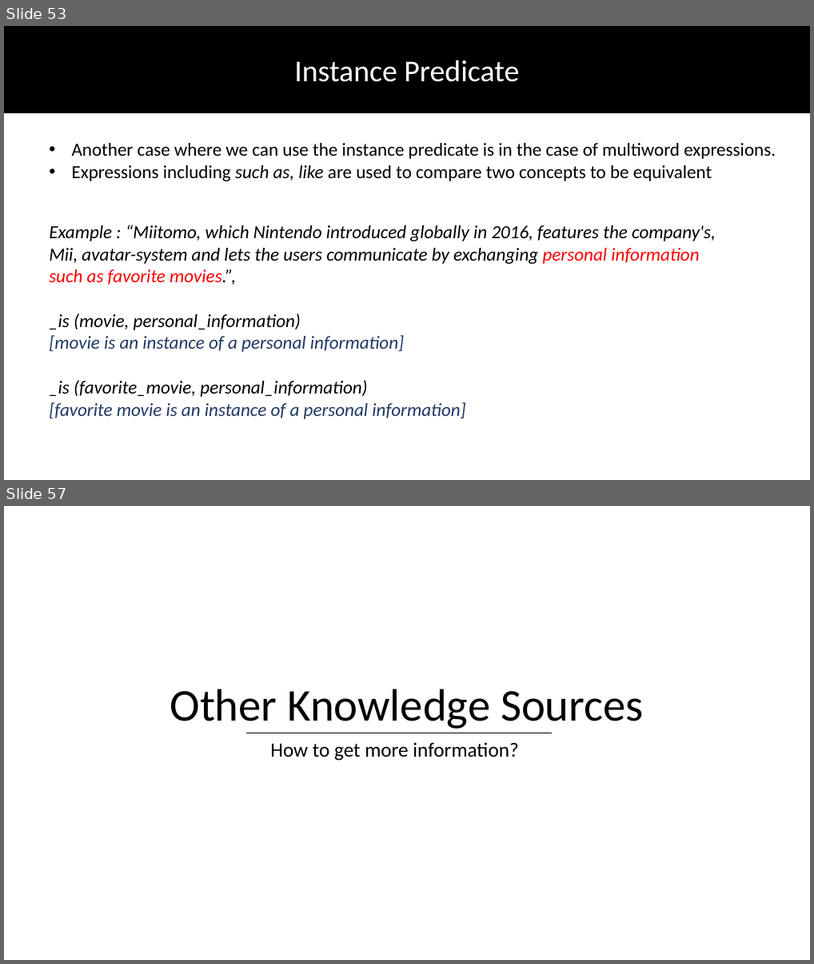
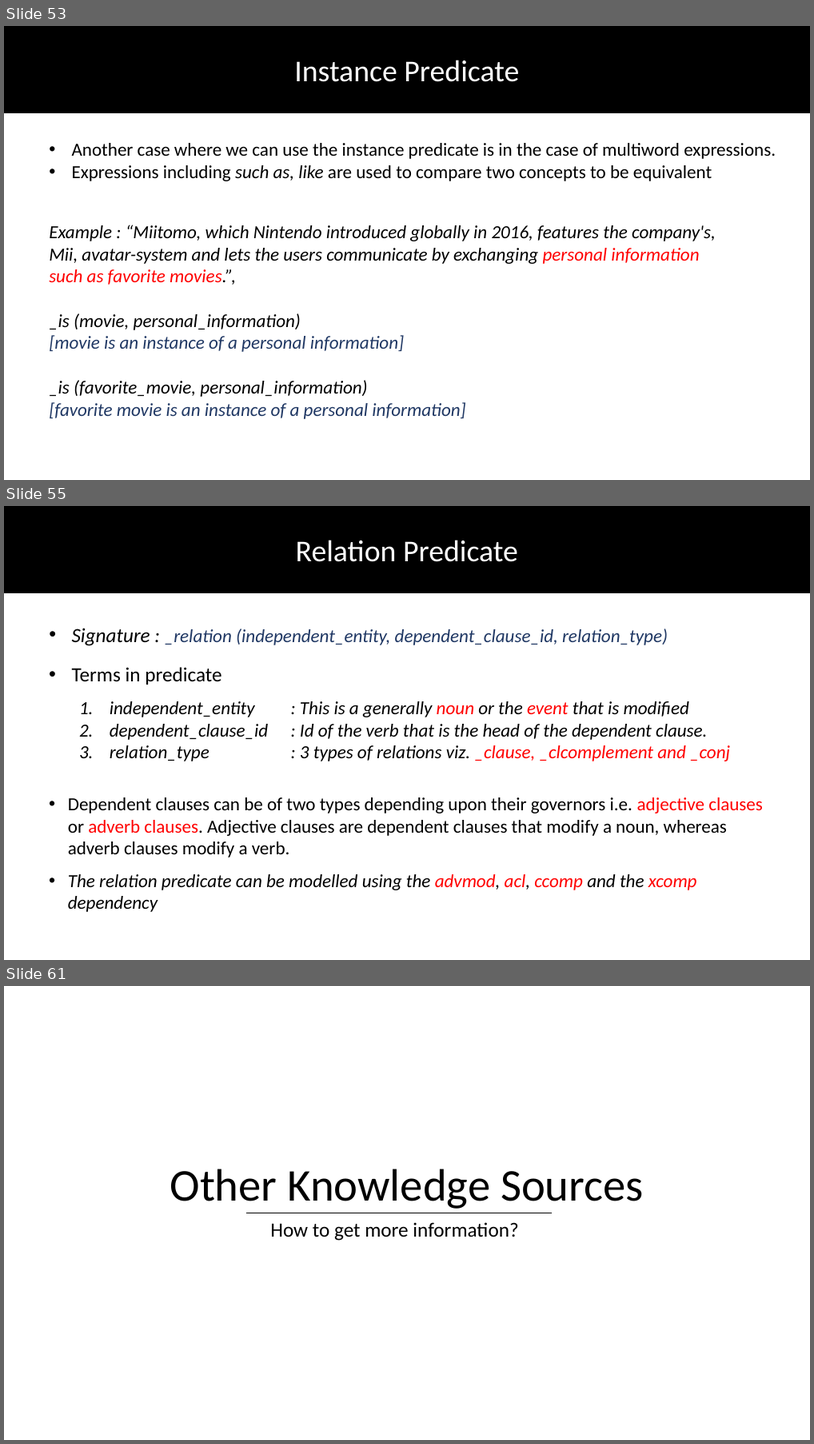
Before and after one commit to DhruvaPendharkar/thesis-project, a slide deck: Notes/ThesisPresentation.pptx. Shown one above the other, each under a label of ours: slides 53 and 57 before the commit, slides 53, 55 and 61 after it; the slides between them are not shown. The pictures are 814x964 and 814x1444 pixels, drawn with LibreOffice and Linux fonts; fonts in the diff are those of the drawing. Boxes give left, top, right and bottom in pixels: in the first picture for what was removed or moved away, otherwise in the second. Text is boxed around its words. In the diff, an @@ line names an element or a change of style, - is before the commit and + after.

Commit message:
Adding rest of KG predicates

```diff
--- a/Notes/ThesisPresentation.pptx
+++ b/Notes/ThesisPresentation.pptx
@@ slide 55 added at [4,506,810,960], background #FFFFFF @@
@@ rectangle added at [4,506,810,592], fill #000000, outline #000000 1 pt @@
@@ text added at [296,540,518,562], 36 pt, text #FFFFFF @@
+Relation Predicate
@@ text added at [72,628,668,646], 22 pt, text #203864, italic @@
+• Signature : _relation (independent_entity, dependent_clause_id, relation_type)
@@ text added at [72,667,730,761], 22 pt, text #000000, italic @@
+• Terms in predicate
+  1. independent_entity : This is a generally noun or the event that is modified
+  2. dependent_clause_id : Id of the verb that is the head of the dependent clause.
+  3. relation_type : 3 types of relations viz. _clause, _clcomplement and _conj
@@ text added at [68,797,763,912], 22 pt, text #000000 @@
+• Dependent clauses can be of two types depending upon their governors i.e. adjective clauses or adverb clauses. Adjective clauses are dependent clauses that modify a noun, whereas adverb clauses modify a verb.
+• The relation predicate can be modelled using the advmod, acl, ccomp and the xcomp dependency
@@ what was slide 57 is now slide 61 @@
```
Also in this commit, not shown: 1 slide changed, 5 other slides added, 2 slides removed.
